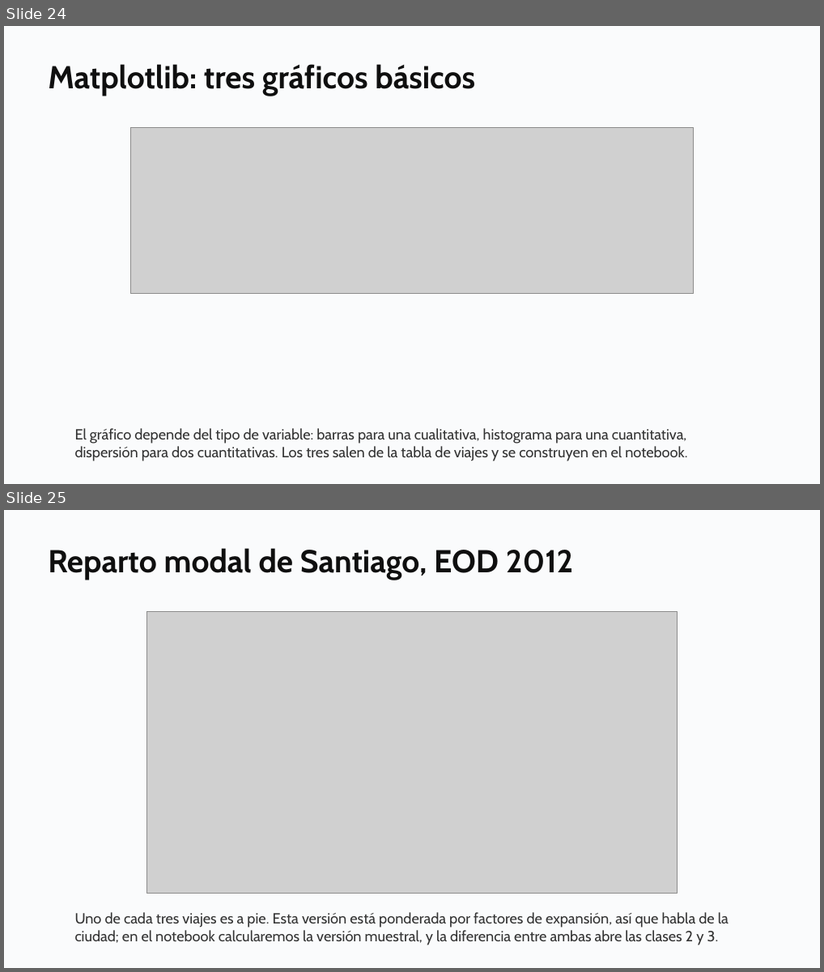
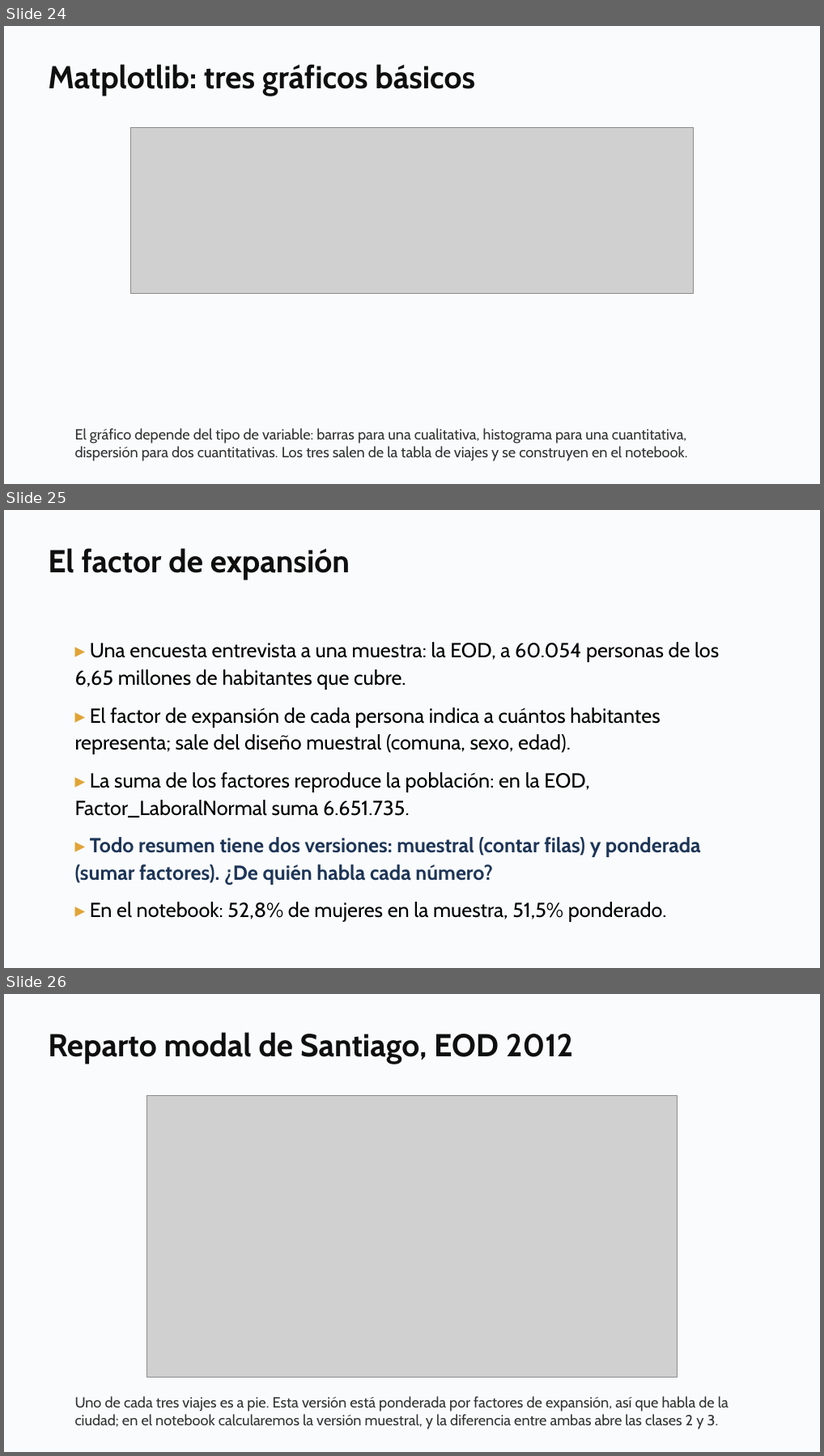
Before and after one commit to daniopitz/diplomado-cdd, a slide deck: presentaciones/clase01_fundamentos_ecosistema.pptx. Shown one above the other, each under a label of ours: slides 24 and 25 before the commit, slides 24, 25 and 26 after it. The pictures are 824x972 and 824x1456 pixels, drawn with LibreOffice and Linux fonts; fonts in the diff are those of the drawing; grey boxes stand for pictures. Boxes give left, top, right and bottom in pixels: in the first picture for what was removed or moved away, otherwise in the second. Text is boxed around its words. In the diff, an @@ line names an element or a change of style, - is before the commit and + after.

```diff
--- a/presentaciones/clase01_fundamentos_ecosistema.pptx
+++ b/presentaciones/clase01_fundamentos_ecosistema.pptx
@@ slide 25 added at [4, 510, 820, 968], background #FFFFFF @@
@@ rectangle added at [4, 510, 820, 968], fill #FAFBFC @@
@@ text added at [48, 548, 350, 580], 28 pt, text #0F0F0F, bold @@
+El factor de expansión
@@ text added at [75, 642, 719, 922], 18 pt, text #000000 @@
+▸ Una encuesta entrevista a una muestra: la EOD, a 60.054 personas de los 6,65 millones de habitantes que cubre.
+▸ El factor de expansión de cada persona indica a cuántos habitantes representa; sale del diseño muestral (comuna, sexo, edad).
+▸ La suma de los factores reproduce la población: en la EOD, Factor_LaboralNormal suma 6.651.735.
+▸ Todo resumen tiene dos versiones: muestral (contar filas) y ponderada (sumar factores). ¿De quién habla cada número?
+▸ En el notebook: 52,8% de mujeres en la muestra, 51,5% ponderado.
@@ what was slide 25 is now slide 26 @@
```
Also in this commit, not shown: 6 other files.
